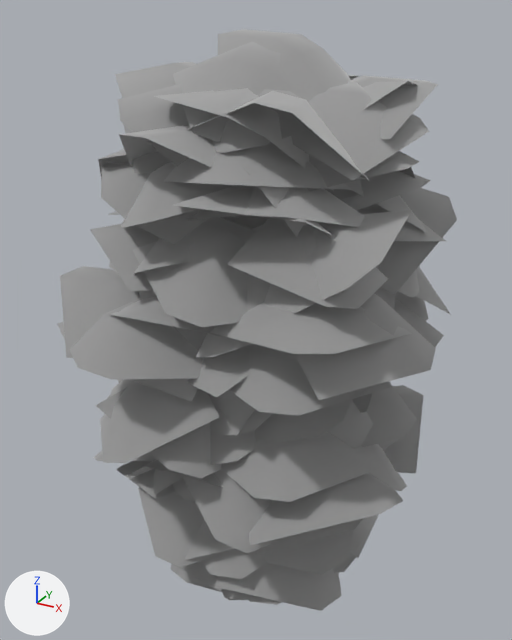
What one commit did to the FBX model Assets/MyAssets/ART/3DModel/Tree/6_Debregeasia/Debregeasia_Tree.fbx.
Both versions are drawn from a camera (50 mm lens) standing at (4.67, -8.31, 9.21) and looking at (-0.03, 0.23, 4.94). Arrows for +X, +Y and +Z are at lower left; the lights stay in place. Objects named as collision shapes, trigger or cutter boxes, shadow casters or lower levels of detail are left out. Vertices at the same position are counted once.

Names of what the first picture shows: 'Tree_LOD0'.
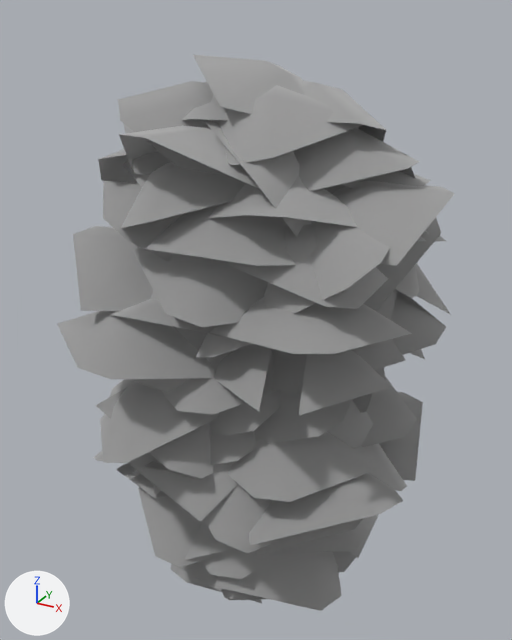
Boxes [x1, y1, x2, y2] around the edits, measured in the pictures (512 x 640 px; the box of a moved part takes in the faces that stretch with it):
'Tree_LOD0', reshaped: before [57, 29, 457, 611]; after [57, 55, 454, 611]
part 1 of me_tree_lod0_tree_tree_tree_lod0, moved or reshaped (not visible before): after [193, 55, 305, 114]
part 2 of me_tree_lod0_tree_tree_tree_lod0, moved or reshaped (not visible before): after [128, 429, 238, 521]
part 3 of me_tree_lod0_tree_tree_tree_lod0, moved or reshaped: before [215, 225, 271, 327]; after [151, 290, 158, 299]
part 4 of me_tree_lod0_tree_tree_tree_lod0, moved or reshaped: before [60, 266, 140, 358]; after [73, 226, 153, 311]
part 5 of me_tree_lod0_tree_tree_tree_lod0, moved or reshaped: before [393, 300, 444, 347]; after [391, 290, 446, 355]
part 6 of me_tree_lod0_tree_tree_tree_lod0, moved or reshaped: before [291, 81, 429, 180]; after [302, 81, 386, 142]
part 7 of me_tree_lod0_tree_tree_tree_lod0, moved or reshaped: before [379, 188, 457, 295]; after [363, 218, 441, 311]
part 8 of me_tree_lod0_tree_tree_tree_lod0, moved or reshaped: before [384, 385, 424, 473]; after [379, 392, 423, 481]
part 9 of me_tree_lod0_tree_tree_tree_lod0, moved or reshaped: before [174, 185, 332, 238]; after [145, 205, 295, 266]
part 10 of me_tree_lod0_tree_tree_tree_lod0, moved or reshaped (not visible before): after [182, 81, 229, 120]
part 11 of me_tree_lod0_tree_tree_tree_lod0, moved or reshaped: before [213, 89, 310, 153]; after [216, 85, 363, 165]
part 12 of me_tree_lod0_tree_tree_tree_lod0, moved or reshaped (not visible before): after [162, 350, 277, 415]
part 13 of me_tree_lod0_tree_tree_tree_lod0, moved or reshaped: before [295, 294, 436, 400]; after [333, 181, 454, 266]
part 14 of me_tree_lod0_tree_tree_tree_lod0, moved or reshaped: before [101, 163, 211, 245]; after [103, 181, 186, 262]
part 15 of me_tree_lod0_tree_tree_tree_lod0, deleted: before [115, 29, 438, 605]
part 16 of me_tree_lod0_tree_tree_tree_lod0, cut back: before [90, 217, 254, 291]

Diff of the bpy script that builds the scene:
```diff
--- a/Assets/MyAssets/ART/3DModel/Tree/6_Debregeasia/Debregeasia_Tree.fbx.py
+++ b/Assets/MyAssets/ART/3DModel/Tree/6_Debregeasia/Debregeasia_Tree.fbx.py
@@ me_tree_lod0_tree_tree_tree_lod0 @@
-me_tree_lod0_tree_tree_tree_lod0.from_pydata(...)  # 2388 vertices, 2190 faces; spans x -2.59..2.85, y -2.65..2.82, z 0.0..8.95
+me_tree_lod0_tree_tree_tree_lod0.from_pydata(...)  # 2008 vertices, 1848 faces; spans x -2.59..2.69, y -2.65..2.82, z 0.0..8.66
+# me_tree_lod0_tree_tree_tree_lod0 part 1: the loose piece of 10 vertices spanning x -1.1..1.29, y -0.81..1.44, z 8.01..8.62 is multiplied about its middle by the matrix ((0.205, -0.899, 0.386), (0.931, 0.301, 0.205), (-0.301, 0.318, 0.899)), then moved by (0.12, -0.08, -0.1)
+# me_tree_lod0_tree_tree_tree_lod0 part 2: the loose piece of 10 vertices spanning x -2.43..0.27, y -1.06..1.68, z 2.26..3.92 is multiplied about its middle by the matrix ((0.378, -0.631, 0.028), (0.449, 0.245, -0.529), (0.444, 0.289, 0.511)), then moved by (0.95, -1.37, 0.41)
+# me_tree_lod0_tree_tree_tree_lod0 part 3: the loose piece of 10 vertices spanning x -0.41..1.83, y -1.56..0.65, z 5.61..6.7 is moved by (-1.06, 0.0, -0.06)
+# me_tree_lod0_tree_tree_tree_lod0 part 4: the loose piece of 10 vertices spanning x -2.31..-0.11, y -2.4..0.23, z 5.01..5.82 is moved by (0.0, 0.34, 0.52)
+# me_tree_lod0_tree_tree_tree_lod0 part 5: the loose piece of 10 vertices spanning x 0.37..2.57, y -0.36..2.15, z 4.8..5.44 is multiplied about its middle by the matrix ((0.993, 0.046, -0.108), (-0.066, 0.981, -0.182), (0.098, 0.188, 0.977)), then moved by (0.0, 0.01, 0.0)
+# me_tree_lod0_tree_tree_tree_lod0 part 6: the loose piece of 10 vertices spanning x 0.06..2.22, y -0.88..1.27, z 7.45..8.4 is multiplied about its middle by the matrix ((-0.455, -0.885, 0.103), (0.888, -0.459, -0.02), (0.065, 0.083, 0.994)), then moved by (-0.46, 0.31, -0.04)
+# me_tree_lod0_tree_tree_tree_lod0 part 7: the loose piece of 10 vertices spanning x 0.35..2.46, y 0.44..2.22, z 5.64..6.92 is moved by (-0.08, -0.49, -0.08)
+# me_tree_lod0_tree_tree_tree_lod0 part 8: the loose piece of 10 vertices spanning x 0.12..2.53, y 0.12..2.42, z 2.44..3.46 is moved by (0.0, 0.0, -0.13)
+# me_tree_lod0_tree_tree_tree_lod0 part 9: the loose piece of 10 vertices spanning x -0.51..1.72, y -2.06..-0.05, z 6.03..7.31 is multiplied about its middle by the matrix ((0.944, 0.32, -0.086), (-0.325, 0.845, -0.424), (-0.063, 0.428, 0.901)), then moved by (-0.22, 0.15, -0.19)
+# me_tree_lod0_tree_tree_tree_lod0 part 10: the loose piece of 10 vertices spanning x -1.14..1.07, y -1.01..1.49, z 8.01..8.62 is turned -72.1 degrees about the z axis through its middle, then moved by (-0.37, -0.03, -0.28)
+# me_tree_lod0_tree_tree_tree_lod0 part 11: the loose piece of 10 vertices spanning x -0.82..1.51, y -1.38..0.77, z 7.55..8.47 is moved by (0.12, 0.0, -0.12)
+# me_tree_lod0_tree_tree_tree_lod0 part 12: the loose piece of 10 vertices spanning x -1.29..1.14, y -0.48..1.67, z 4.94..5.84 is multiplied about its middle by the matrix ((0.909, -0.416, -0.015), (0.344, 0.771, -0.536), (0.235, 0.482, 0.844)), then moved by (0.02, -1.48, -0.64)
+# me_tree_lod0_tree_tree_tree_lod0 part 13: the loose piece of 10 vertices spanning x 0.73..2.85, y -1.84..0.6, z 5.15..6.05 is multiplied about its middle by the matrix ((0.733, -0.366, -0.625), (0.35, 0.957, -0.15), (0.634, -0.105, 0.805)), then moved by (-0.14, 0.54, 1.19)
+# me_tree_lod0_tree_tree_tree_lod0 part 14: the loose piece of 10 vertices spanning x -2.04..0.15, y -1.77..0.47, z 6.03..7.31 is moved by (0.03, -0.04, -0.25)
+# me_tree_lod0_tree_tree_tree_lod0 part 15: 30 loose pieces with 306 vertices, spanning x -2.4..2.28, y -1.99..2.73, z 1.08..8.95, are deleted
+# me_tree_lod0_tree_tree_tree_lod0 part 16: 3 vertices moved from x -0.51..-0.47, y -0.1..-0.04, z 5.99..6.01 to x -0.51..-0.48, y -0.09..-0.04, z 5.99..6.01; 78 vertices removed from x -2.34..1.04, y -1.74..2.49, z 5.38..7.62; 4 vertices added at x -0.64..-0.61, y -0.03..0.0, z 6.64..6.65
 me_tree_lod0_tree_tree_tree_lod0.materials.append(mat_leaf)
-me_tree_lod0_tree_tree_tree_lod0.materials.append(mat_tree_and_fruit)  # picture img_debregeasia_basecolor_jpg
+me_tree_lod0_tree_tree_tree_lod0.materials.append(mat_debregeasia_tree_and_fruit)  # picture img_t_debregeasia_treefruit_jpg
```
